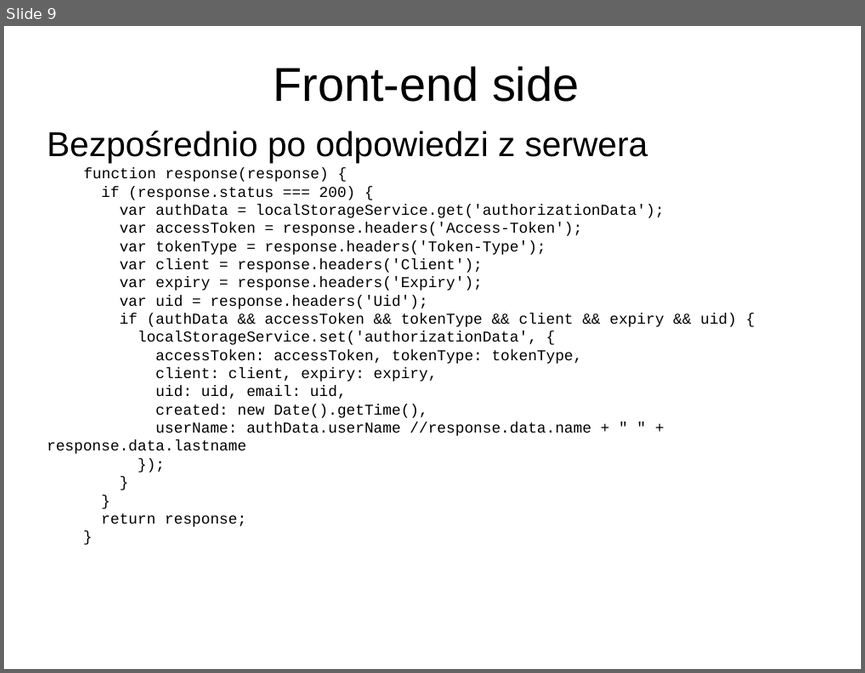
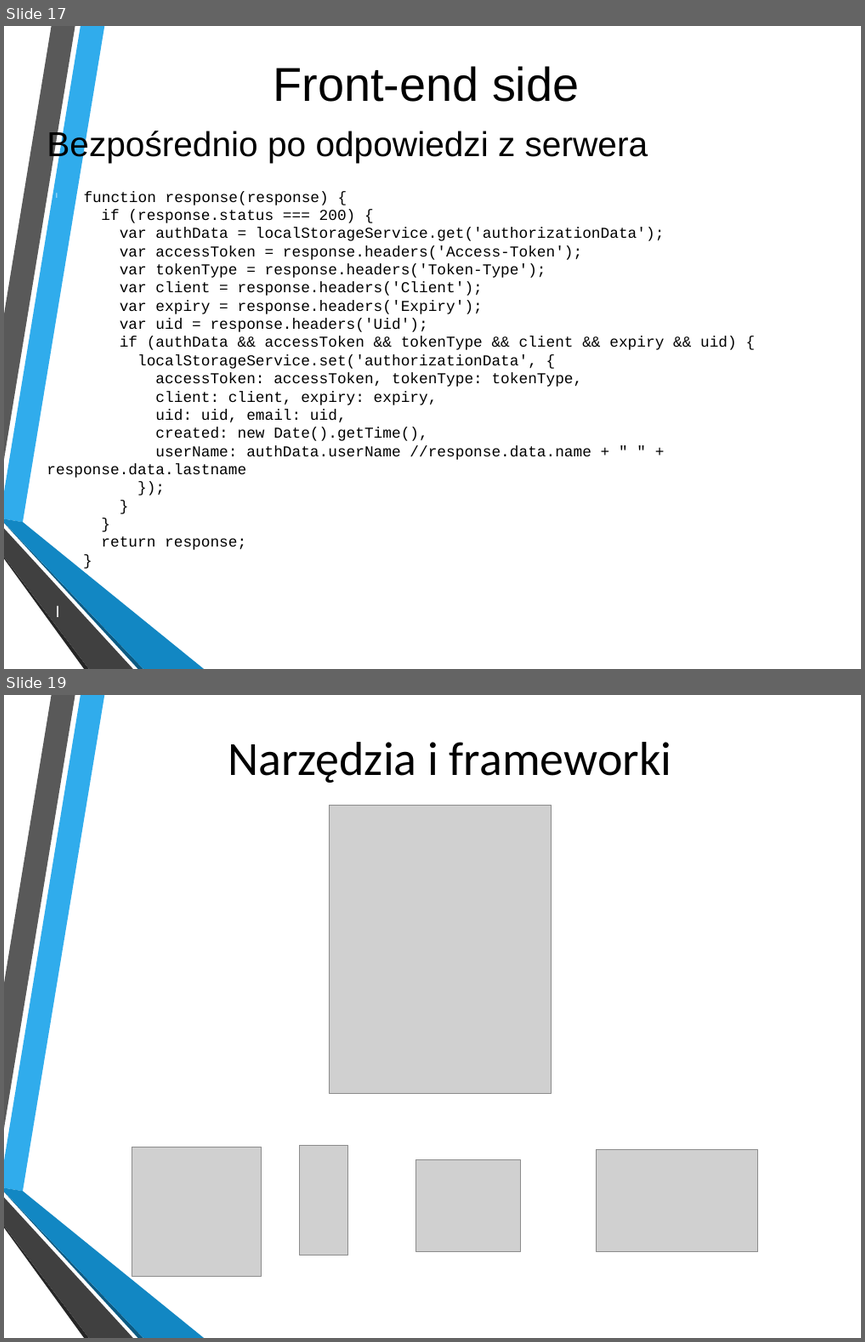
Before and after one commit to psienko/job_finder, a slide deck: prezentacja-AI.pptx. Shown one above the other, each under a label of ours: slide 9 before the commit, slides 17 and 19 after it; the slides between them are not shown. The pictures are 865x673 and 865x1342 pixels, drawn with LibreOffice and Linux fonts; fonts in the diff are those of the drawing; grey boxes stand for pictures; background and template pictures are left out. Boxes give left, top, right and bottom in pixels: in the first picture for what was removed or moved away, otherwise in the second. Text is boxed around its words. In the diff, an @@ line names an element or a change of style, - is before the commit and + after.

```diff
--- a/prezentacja-AI.pptx
+++ b/prezentacja-AI.pptx
@@ slide 19 added at (4,695,861,1338), background picture (left out); not listed: 6 template elements that a slide beside it also shows @@
@@ title added at (228,742,672,783), 44.1 pt, text #000000 @@
+Narzędzia i frameworki
@@ picture added at (329,805,551,1093) @@
@@ picture added at (132,1146,262,1276) @@
@@ picture added at (300,1145,348,1255) @@
@@ picture added at (596,1149,758,1251) @@
@@ picture added at (416,1159,521,1251) @@
@@ what was slide 9 is now slide 17 @@
@@ slide 17 changed as well @@
@@ text "Bezpośrednio po odpowiedzi z serwera" rewrapped from (46,131,737,527) to (46,129,737,550) @@
@@ group added at (4,26,204,669): 6 freeform shapes @@
```
Also in this commit, not shown: 8 other slides changed, 9 other slides added, 1 other file.
